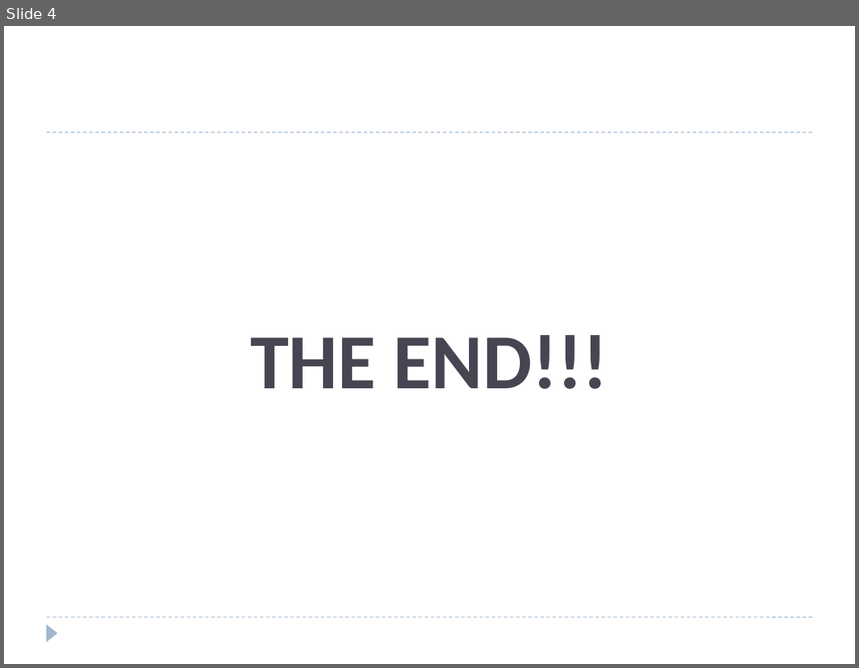
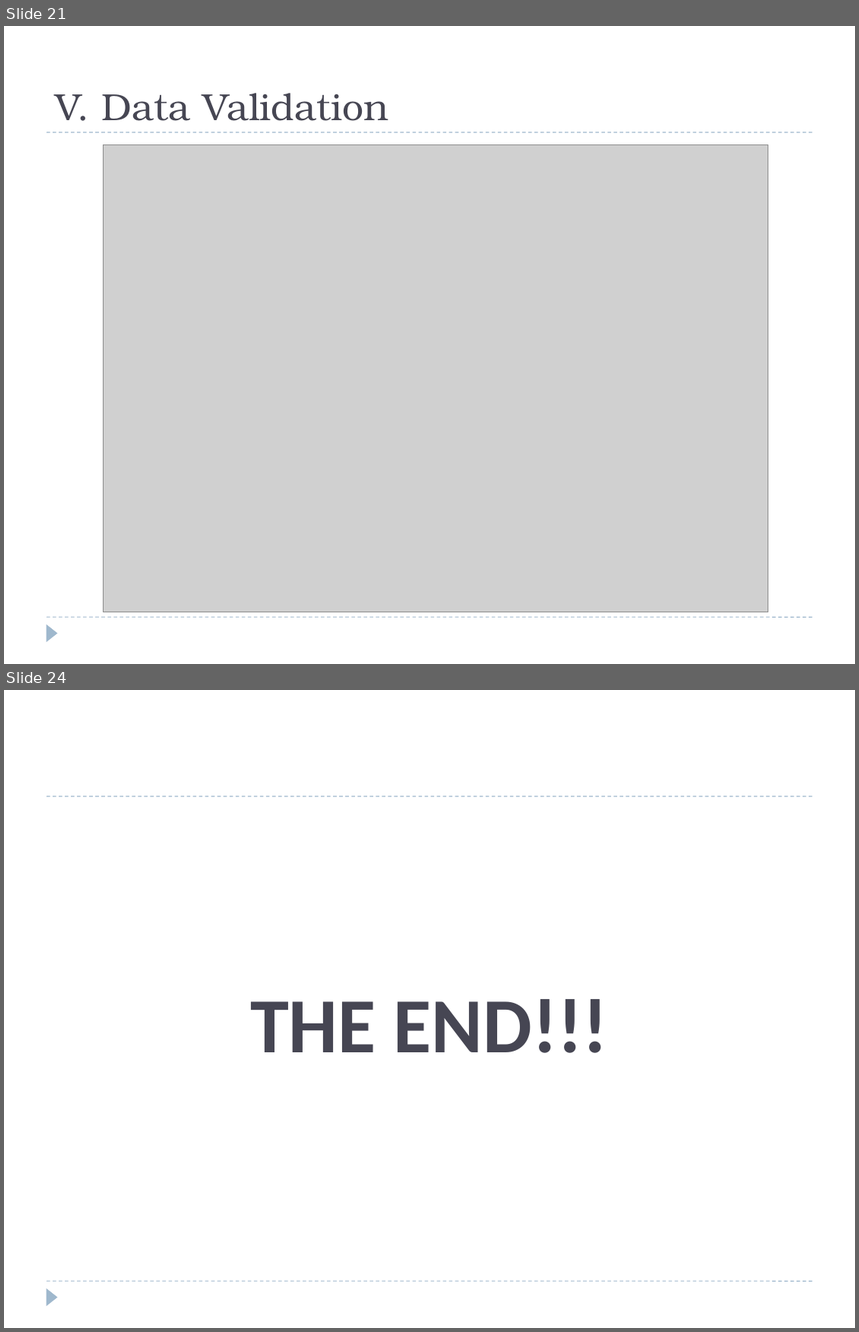
Before and after one commit to JIM440/CEF440-group-22, a slide deck: Task 6/Group_22.pptx. Shown one above the other, each under a label of ours: slide 4 before the commit, slides 21 and 24 after it; the slides between them are not shown. The pictures are 859x668 and 859x1332 pixels, drawn with LibreOffice and Linux fonts; fonts in the diff are those of the drawing; grey boxes stand for pictures. Boxes give left, top, right and bottom in pixels: in the first picture for what was removed or moved away, otherwise in the second. Text is boxed around its words. In the diff, an @@ line names an element or a change of style, - is before the commit and + after.

```diff
--- a/Task 6/Group_22.pptx
+++ b/Task 6/Group_22.pptx
@@ slide 21 added at [4, 26, 855, 664], background #FFFFFF; not listed: 3 template elements that a slide beside it also shows @@
@@ title added at [55, 93, 389, 121], 32 pt, text #464653 @@
+V. Data Validation
@@ picture added at [104, 145, 769, 612] @@
@@ what was slide 4 is now slide 24 @@
```
Also in this commit, not shown: 1 slide changed, 20 other slides added, 1 slide removed, 3 other files.
